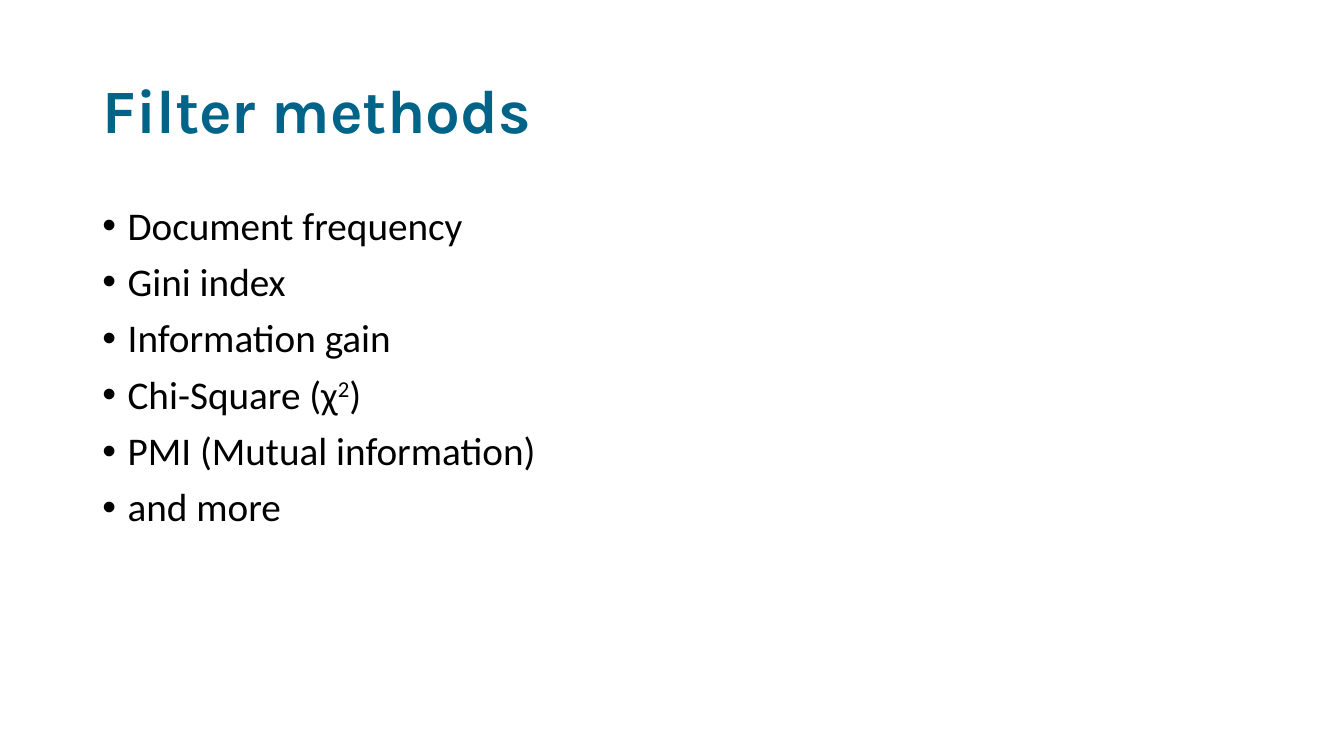
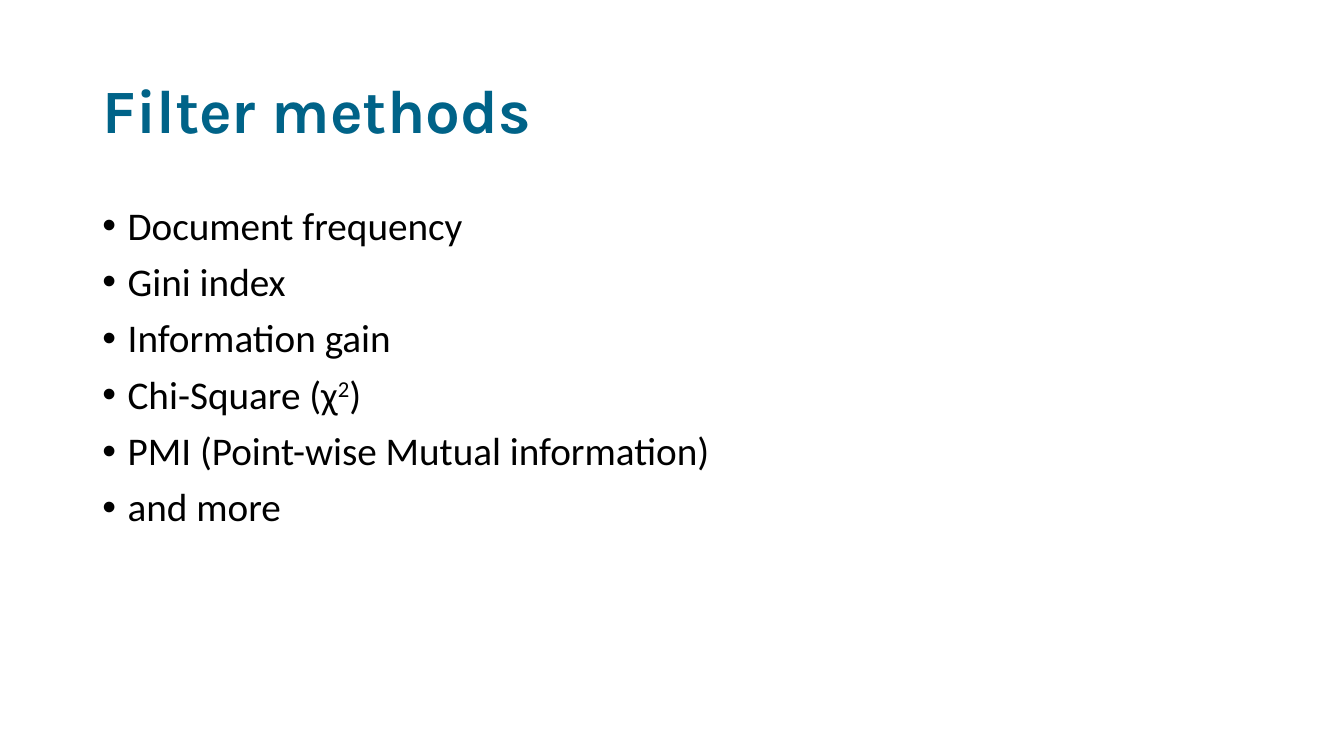
Before and after one commit to bagheria/applied_tm, a slide deck: slide 16 of tuesday/Lectures/lecture 3/Lecture_3.pptx. Drawn at 1344x756 pixels with LibreOffice and Linux fonts; fonts in the diff are those of the drawing. Boxes give left, top, right and bottom in pixels: in the first picture for what was removed or moved away, otherwise in the second. Text is boxed around its words. In the diff, an @@ line names an element or a change of style, - is before the commit and + after.

```diff
--- a/tuesday/Lectures/lecture 3/Lecture_3.pptx
+++ b/tuesday/Lectures/lecture 3/Lecture_3.pptx
@@ text at <box>128,436,709,470</box>: text changed @@
-• PMI (Mutual information)
+• PMI (Point-wise Mutual information)
```
Also in this commit, not shown: 4 other slides changed, 4 slides added.
